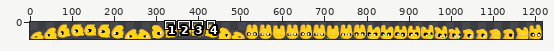
A sprite sheet gets an edit: assets/player.png. Above, an overview of the earlier version with the close-up marked.
Close-up. Before:
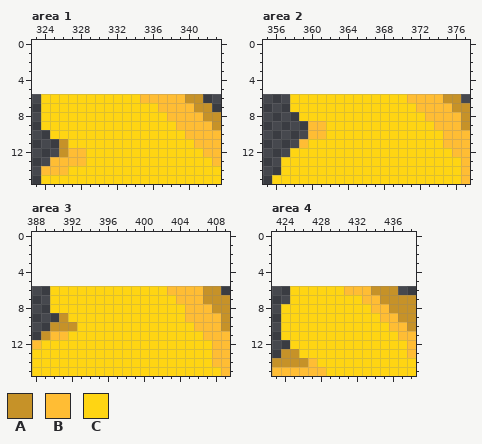
The file is 1216x64 pixels. Colours within 5 levels of each other are drawn and written as one. Shown: area 1: x 323..343, y 0..15; area 2: x 355..377, y 0..15; area 3: x 388..409, y 0..15; area 4: x 423..438, y 0..15. The old version is drawn lined up with the new one, on the new canvas. The commit also changed other parts of the picture, which this record leaves out.
Palette (. is transparent): A #c69228  B #ffbd34  C #ffd513
Pixels before, area 1, first column x 324:
 6 CCCCCCCCCCCBBBBBAA..
 7 CCCCCCCCCCCCCBBBBAA.
 8 CCCCCCCCCCCCCCBBBBAA
 9 CCCCCCCCCCCCCCCBBBBA
10 .CCCCCCCCCCCCCCCBBBB
11 ..ACCCCCCCCCCCCCCBBB
12 ..ABBCCCCCCCCCCCCCBB
13 .BBBBCCCCCCCCCCCCCCB
14 BBBCCCCCCCCCCCCCCCCC
15 CCCCCCCCCCCCCCCCCCCC
Pixels before, area 2, first column x 356:
 6 ..CCCCCCCCCCCCCBBBBAA.
 7 ..CCCCCCCCCCCCCCBBBBAA
 8 ...CCCCCCCCCCCCCCBBBBA
 9 ....BBCCCCCCCCCCCCBBBA
10 ....BBCCCCCCCCCCCCCBBB
11 ...BCCCCCCCCCCCCCCCBBB
12 ..CCCCCCCCCCCCCCCCCCBB
13 .CCCCCCCCCCCCCCCCCCCCB
14 .CCCCCCCCCCCCCCCCCCCCB
15 CCCCCCCCCCCCCCCCCCCCCB
Pixels before, area 3, first column x 388:
 6 ..CCCCCCCCCCCCCBBBBAA.
 7 ..CCCCCCCCCCCCCCBBBAAA
 8 ..CCCCCCCCCCCCCCCBBBAA
 9 ...ACCCCCCCCCCCCCBBBBA
10 ..AAACCCCCCCCCCCCCBBBA
11 .ABBCCCCCCCCCCCCCCCBBB
12 BCCCCCCCCCCCCCCCCCCCBB
13 CCCCCCCCCCCCCCCCCCCCBB
14 CCCCCCCCCCCCCCCCCCCCBB
15 CCCCCCCCCCCCCCCCCCCCCB
Pixels before, area 4, first column x 423:
 6 ..CCCCCCBBBAAA..
 7 ..CCCCCCCCBBAAAA
 8 .CCCCCCCCCCBBAAA
 9 .CCCCCCCCCCCBBAA
10 .CCCCCCCCCCCCBBA
11 .CCCCCCCCCCCCCBB
12 ..CCCCCCCCCCCCCB
13 .AACCCCCCCCCCCCB
14 AAAABCCCCCCCCCCC
15 BBBBBBCCCCCCCCCC
Now the later version:
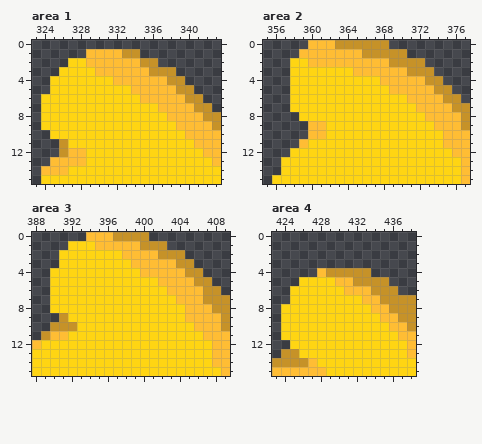
The exact change:
canvas 1216x64 -> 1216x41, the old top-left corner now at 0,6 (the part of the old canvas that was cut away was empty and is not shown)
Changed rows in their new state; - is an unchanged pixel.
Area 1:
first column x 325:
 1 ----BBBBAA------
 2 --CCBBBBBBAA----
 3 -CCCCBBBBBBAAA--
 4 CCCCCCCBBBBBBAA-
 5 CCCCCCCCCBBBBBAA
Area 2:
first column x 358:
 0 --BBBAAAAAA-------
 1 -BBBBBBBAAAAA-----
 2 CCBBBBBBBBBAAAA---
 3 CCCCCCCBBBBBBAAA--
 4 CCCCCCCCCCBBBBBAA-
 5 CCCCCCCCCCCBBBBBAA
Area 3:
first column x 390:
 0 ----BBBAAAA-------
 1 --CCCBBBBBAAA-----
 2 -CCCCCCCBBBBAAA---
 3 -CCCCCCCCBBBBBAA--
 4 CCCCCCCCCCBBBBBAA-
 5 CCCCCCCCCCCCBBBBAA
Area 4:
first column x 426:
 4 --BAAAAA--
 5 CCCCBBAAAA
Where, in picture pixels (left, top, right, bottom), the same in both close-ups:
added: (50, 49, 194, 94)
added: (290, 40, 452, 94)
added: (50, 232, 212, 286)
added: (299, 268, 389, 286)
